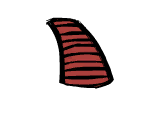
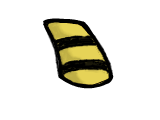
Layered file, before and after one edit (w=160, h=120). Changes by layer:
hid "Layer" over [46, 17, 114, 89]
showed "torso-7.png", painted on it over [43, 18, 114, 89]
